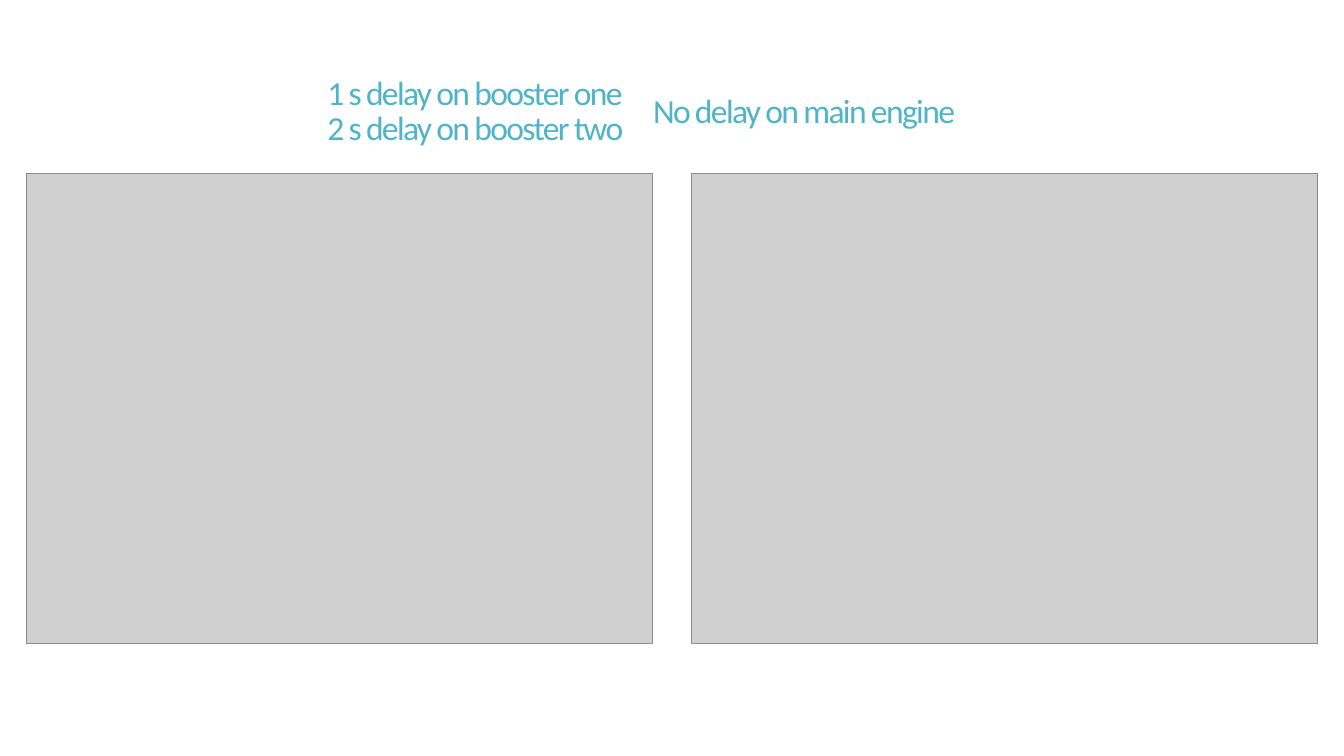
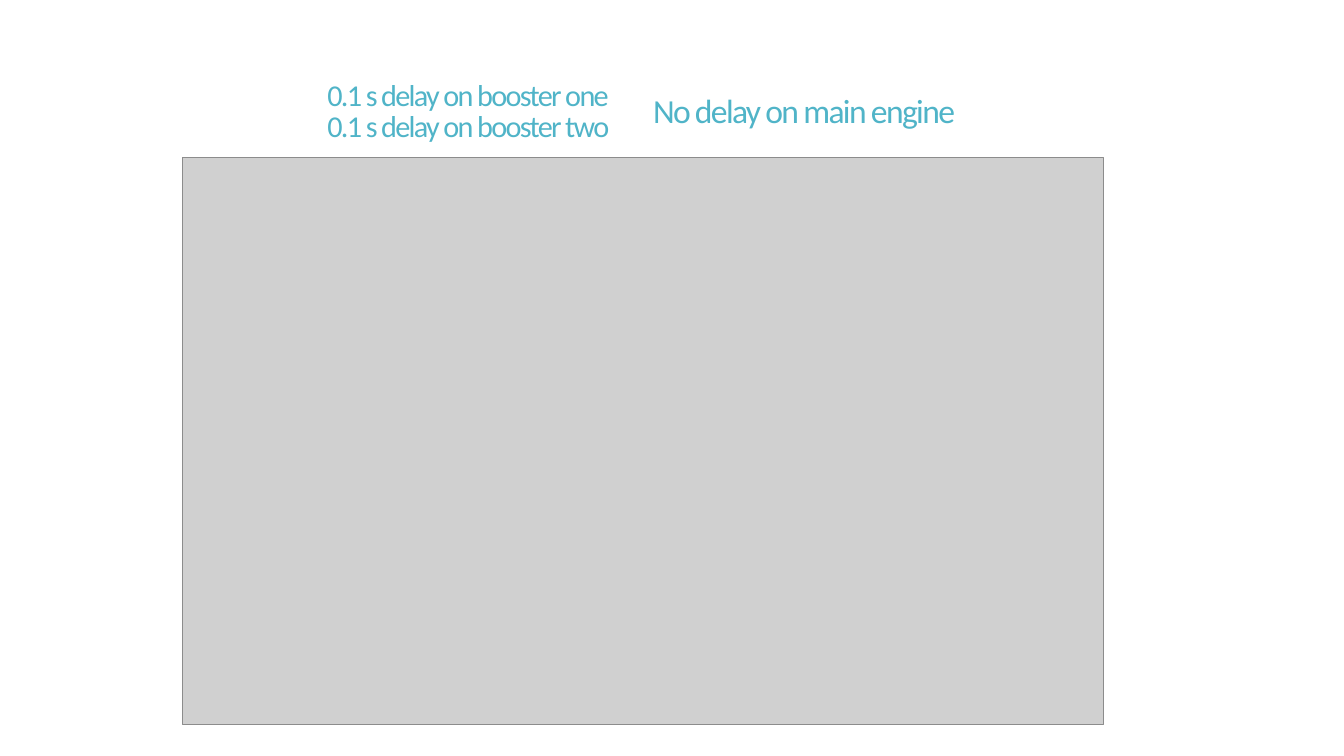
Before and after one commit to icl-rocketry/The-Complete-Final-Absolute-Sporadic-Impusle, a slide deck: slide 6 of Asynchronous_Ignition_Presentation.pptx. Drawn at 1344x756 pixels with LibreOffice and Linux fonts; fonts in the diff are those of the drawing; grey boxes stand for pictures. Boxes give left, top, right and bottom in pixels: in the first picture for what was removed or moved away, otherwise in the second. Text is boxed around its words. In the diff, an @@ line names an element or a change of style, - is before the commit and + after.

```diff
--- a/Asynchronous_Ignition_Presentation.pptx
+++ b/Asynchronous_Ignition_Presentation.pptx
@@ title at <box>327,85,609,142</box>: text changed; size 24 to 21.6 pt @@
-1 s delay on booster one
-2 s delay on booster two
+0.1 s delay on booster one
+0.1 s delay on booster two
@@ picture removed at <box>26,173,652,643</box> @@
@@ picture added at <box>182,158,1104,725</box> @@
@@ picture removed at <box>692,173,1318,643</box> @@
```
Also in this commit, not shown: 5 other slides changed, 8 other files.
